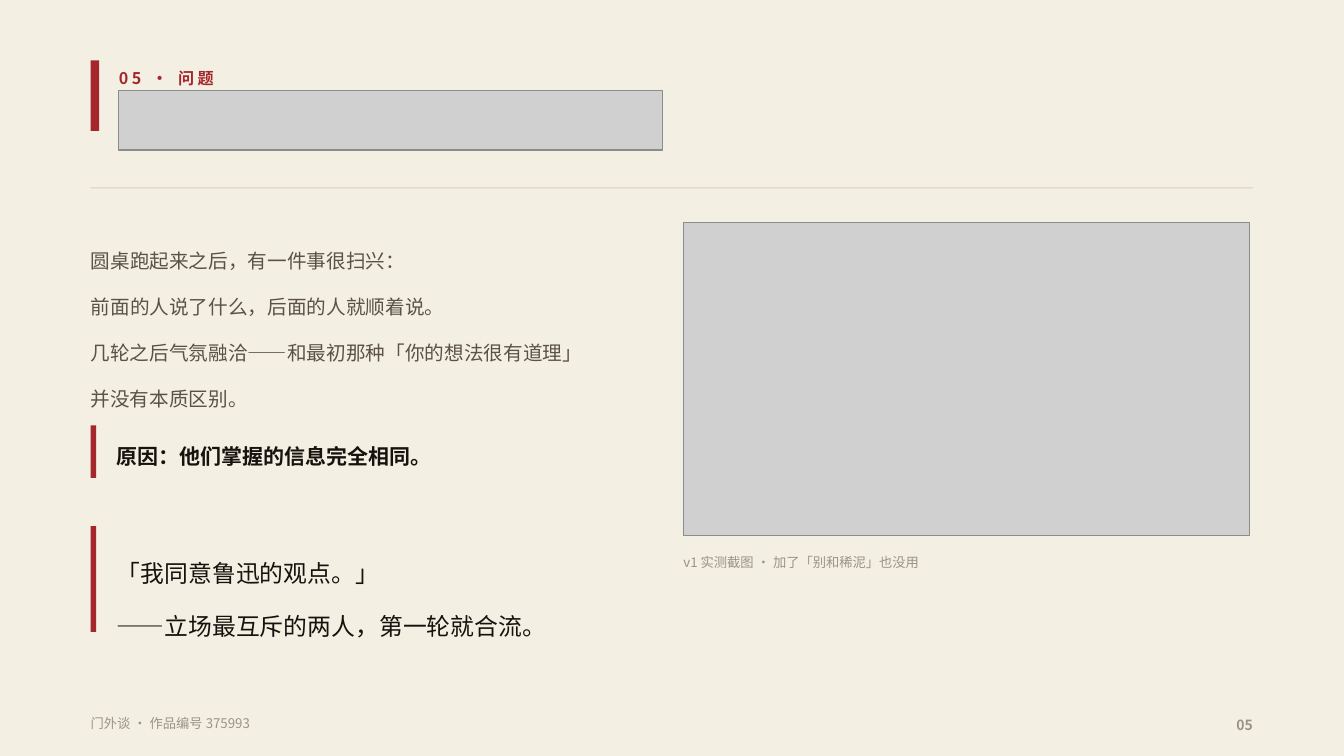
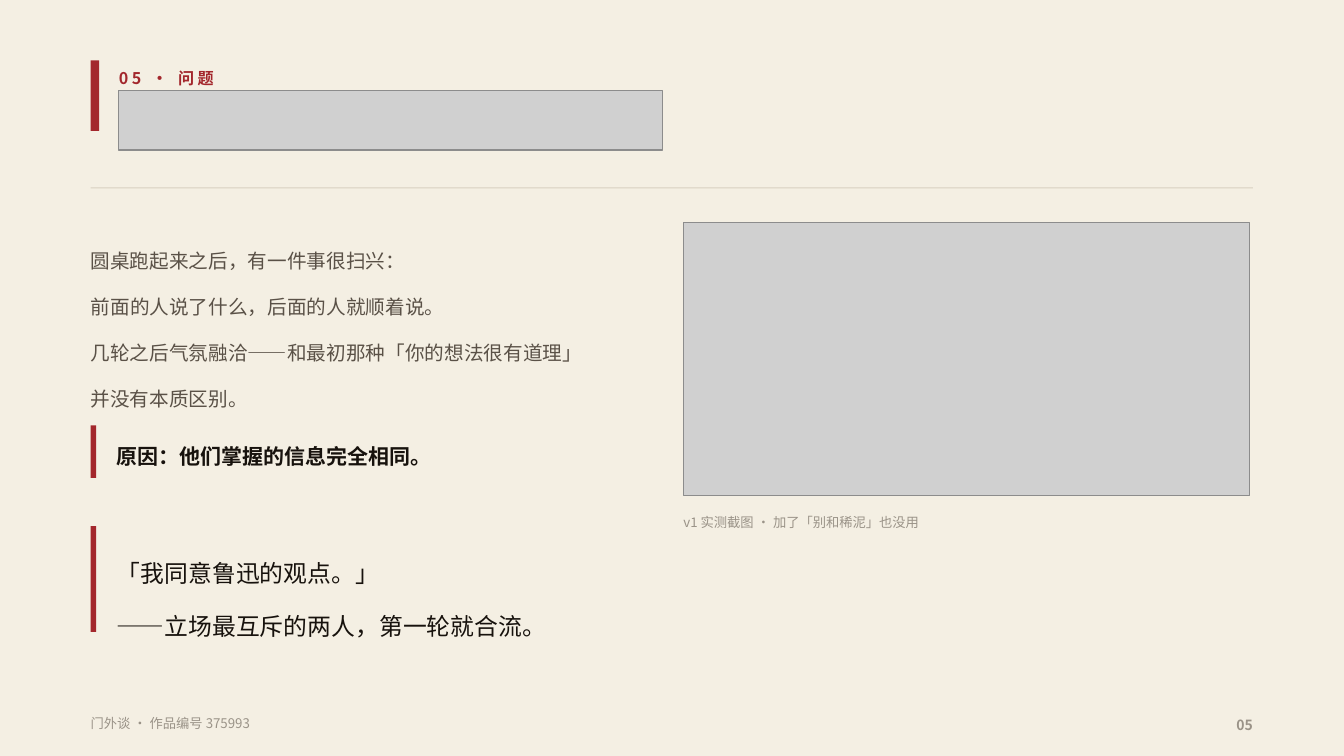
Before and after one commit to fsh114514/menwaitan, a slide deck: slide 5 of competition/答辩PPT.pptx. Drawn at 1344x756 pixels with LibreOffice and Linux fonts; fonts in the diff are those of the drawing; grey boxes stand for pictures. Boxes give left, top, right and bottom in pixels: in the first picture for what was removed or moved away, otherwise in the second. Text is boxed around its words. In the diff, an @@ line names an element or a change of style, - is before the commit and + after.

```diff
--- a/competition/答辩PPT.pptx
+++ b/competition/答辩PPT.pptx
@@ picture: place and size @@
-picture at box(684, 223, 1250, 535)
+picture at box(684, 223, 1250, 496)
@@ text "v1 实测截图 · 加了「别和稀泥」也没用": place and size @@
-text "v1 实测截图 · 加了「别和稀泥」也没用" at box(683, 556, 919, 568)
+text "v1 实测截图 · 加了「别和稀泥」也没用" at box(683, 516, 919, 528)
```
Also in this commit, not shown: 5 other slides changed, 2 other files.
